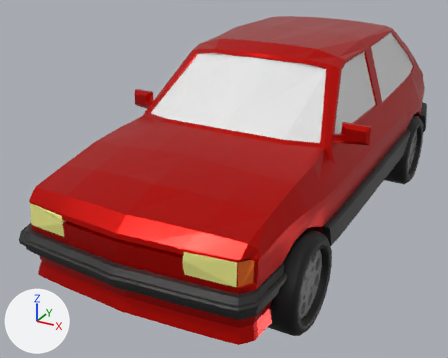
One commit to the Blender file Assets/3D Assets/fiesta mk2.blend: the scene before it, then after it.
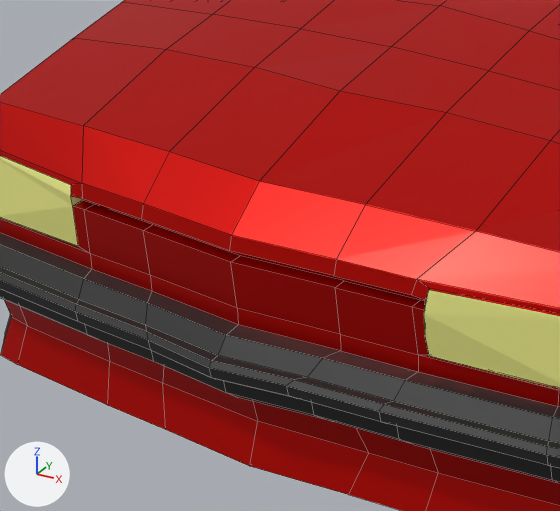
Each version appears first whole from a camera (50 mm lens) standing at (3.15, -3.68, 3.83) and looking at (-0.38, 2.74, 0.63), and next in a close-up on the part from 8% to 51% of the width and 43% to 91% of the height. The lights are fixed; the arrows at lower left show +X, +Y and +Z. The close-ups show mesh edges as thin lines.

The scene before the commit, as lines of its bpy script (objects in view):
```python
me_plane = bpy.data.meshes.new('Plane')
me_plane.from_pydata(...)  # 1295 vertices, 1239 faces, 2 loose edges; spans x -1.52..1.52, y 0.37..2.36, z -6.5..0.06
# faces by material slot: [874, 309, 12, 6, 3, 35]
me_plane.materials.append(mat_body)  # red #d10900
me_plane.materials.append(mat_trim)  # black #222222
me_plane.materials.append(mat_window)  # white #e7e7e7
me_plane.materials.append(mat_side_light)  # orange #e76500
me_plane.materials.append(mat_head_light)  # yellow #e7e686
me_plane.materials.append(mat_brake_light)  # red #e71400
# before: 996 (0.0, 0.82, 0.06) at pixel (208, 367), 997 (0.0, 0.84, 0.05) at pixel (211, 360), 1016 (0.0, 0.77, 0.04) at pixel (215, 379), 1017 (0.0, 0.78, 0.06) at pixel (211, 377)
ob_plane = bpy.data.objects.new('Plane', me_plane)
ob_plane.location = (0.0, 0.0, 0.0)
ob_plane.rotation_euler = (1.571, 0.0, 0.0)  # degrees (90, 0, 0)
```
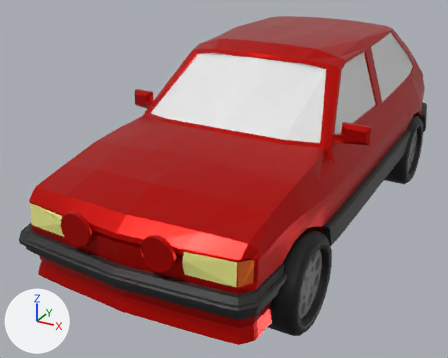
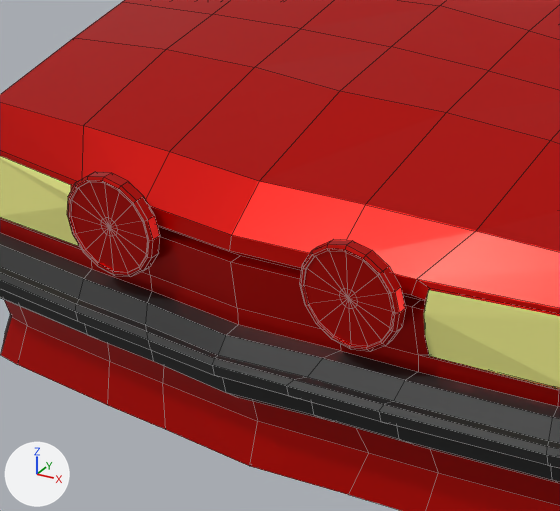
Diff of the bpy script that builds the scene:
```diff
--- a/Assets/3D Assets/fiesta mk2.blend.py
+++ b/Assets/3D Assets/fiesta mk2.blend.py
@@ me_plane @@
 # used by ob_plane; location = (0.0, 0.0, 0.0); rotation_euler = (1.571, 0.0, 0.0), in degrees (90, 0, 0)
 # verts and faces of me_plane; kept vertices keep their numbers, new ones are numbered from 1295
-me_plane.from_pydata(...)  # 1295 vertices, 1239 faces, 2 loose edges; spans x -1.52..1.52, y 0.37..2.36, z -6.5..0.06
+me_plane.from_pydata(...)  # 1617 vertices, 1561 faces, 2 loose edges; spans x -1.52..1.52, y 0.37..2.36, z -6.5..0.05
+# me_plane part 1: a new loose piece of 161 vertices spanning x 0.28..0.63, y 0.97..1.31, z -0.15..-0.04, in mat_body (red #d10900)
+# me_plane part 2: a new loose piece of 161 vertices spanning x -0.62..-0.27, y 0.97..1.31, z -0.15..-0.04, in mat_body (red #d10900)
+# me_plane part 3
+for i in [997, 1016, 1017]: verts[i] += (0.0, 0.0, -0.02)
+verts[996] = (0.0, 0.82, 0.05)  # moved, pixel (212, 365)
 me_plane.materials.append(mat_body)
```

Where the change shows, as pixel boxes [x1, y1, x2, y2] in the close-ups (560 x 511 px; the box of a moved part takes in the faces that stretch with it):
part 1 of me_plane, added (red): after [300, 239, 405, 352]
part 2 of me_plane, added (red): after [67, 172, 160, 277]
part 3 of me_plane, moved or reshaped: [146, 325, 307, 398] in both
